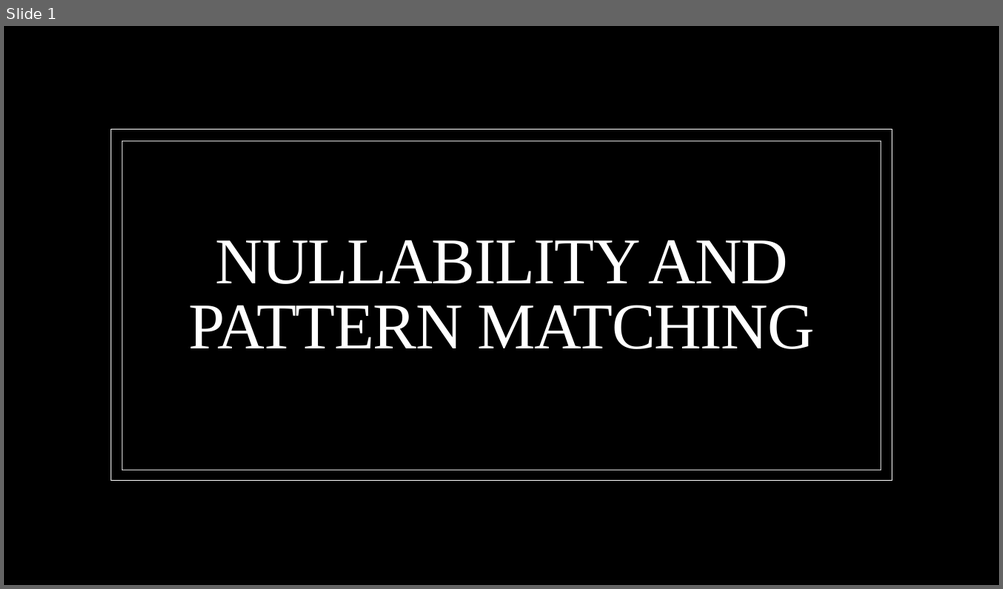
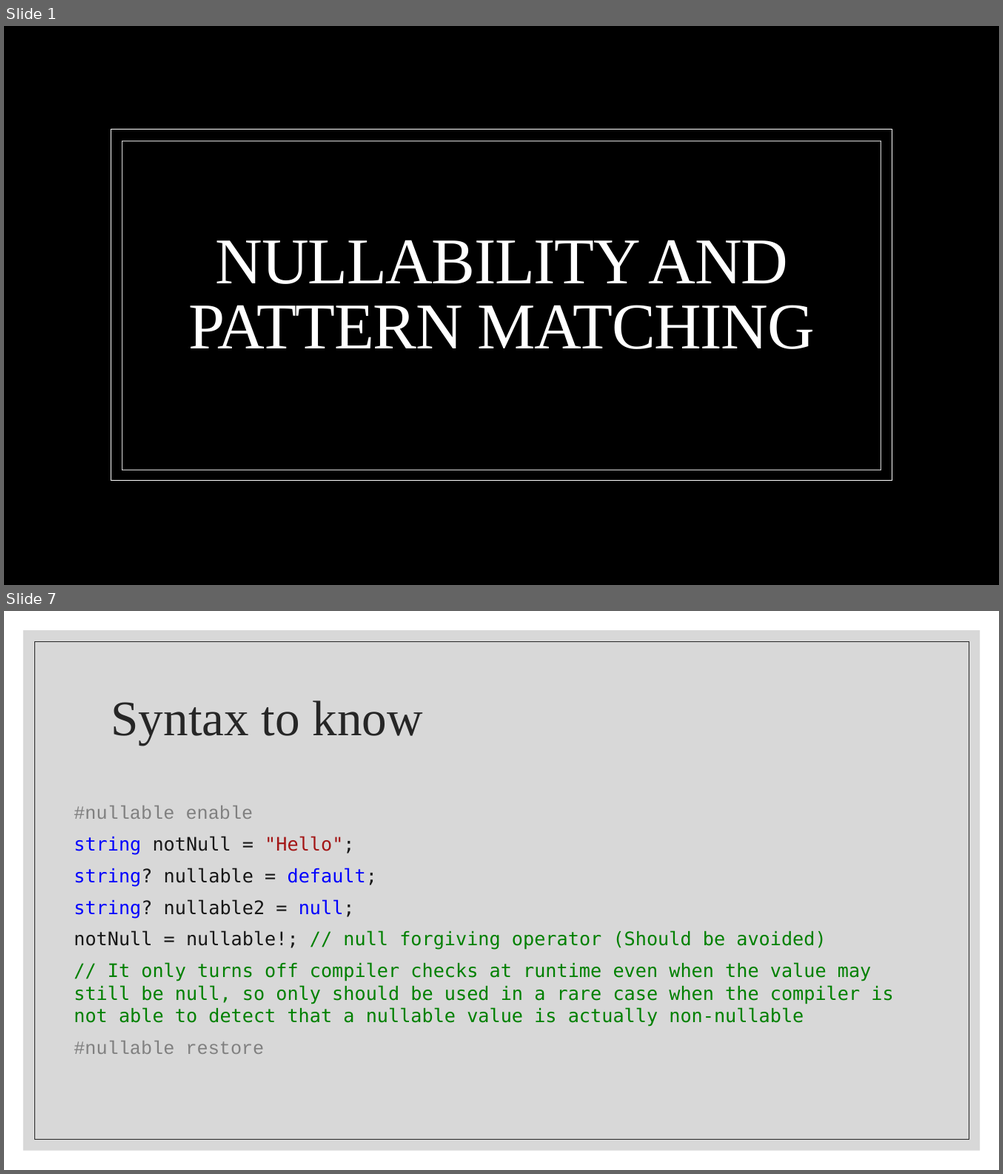
Before and after one commit to BenjaminMichaelis/Lectures, a slide deck: Nullability and Pattern Matching.pptx. Shown one above the other, each under a label of ours: slide 1 before the commit, slides 1 and 7 after it; the slides between them are not shown. The pictures are 1003x589 and 1003x1174 pixels, drawn with LibreOffice and Linux fonts; fonts in the diff are those of the drawing; background and template pictures are left out. Boxes give left, top, right and bottom in pixels: in the first picture for what was removed or moved away, otherwise in the second. Text is boxed around its words. In the diff, an @@ line names an element or a change of style, - is before the commit and + after.

```diff
--- a/Nullability and Pattern Matching.pptx
+++ b/Nullability and Pattern Matching.pptx
@@ slide 7 added at box(4, 611, 999, 1170), background #FFFFFF @@
@@ rectangle added at box(23, 630, 980, 1151), fill #BFBFBF at 60% opacity @@
@@ rectangle added at box(34, 641, 969, 1140), outline #262626 0.5 pt @@
@@ title added at box(111, 701, 423, 744), 48 pt, text #262626 @@
+Syntax to know
@@ text added at box(74, 806, 893, 1054), 18 pt, text #008000 @@
+#nullable enable
+string notNull = "Hello";
+string? nullable = default;
+string? nullable2 = null;
+notNull = nullable!; // null forgiving operator (Should be avoided)
+// It only turns off compiler checks at runtime even when the value may still be null, so only should be used in a rare case when the compiler is not able to detect that a nullable value is actually non-nullable
+#nullable restore
```
Also in this commit, not shown: 10 other slides added, 1 slide removed, 2 other files.
